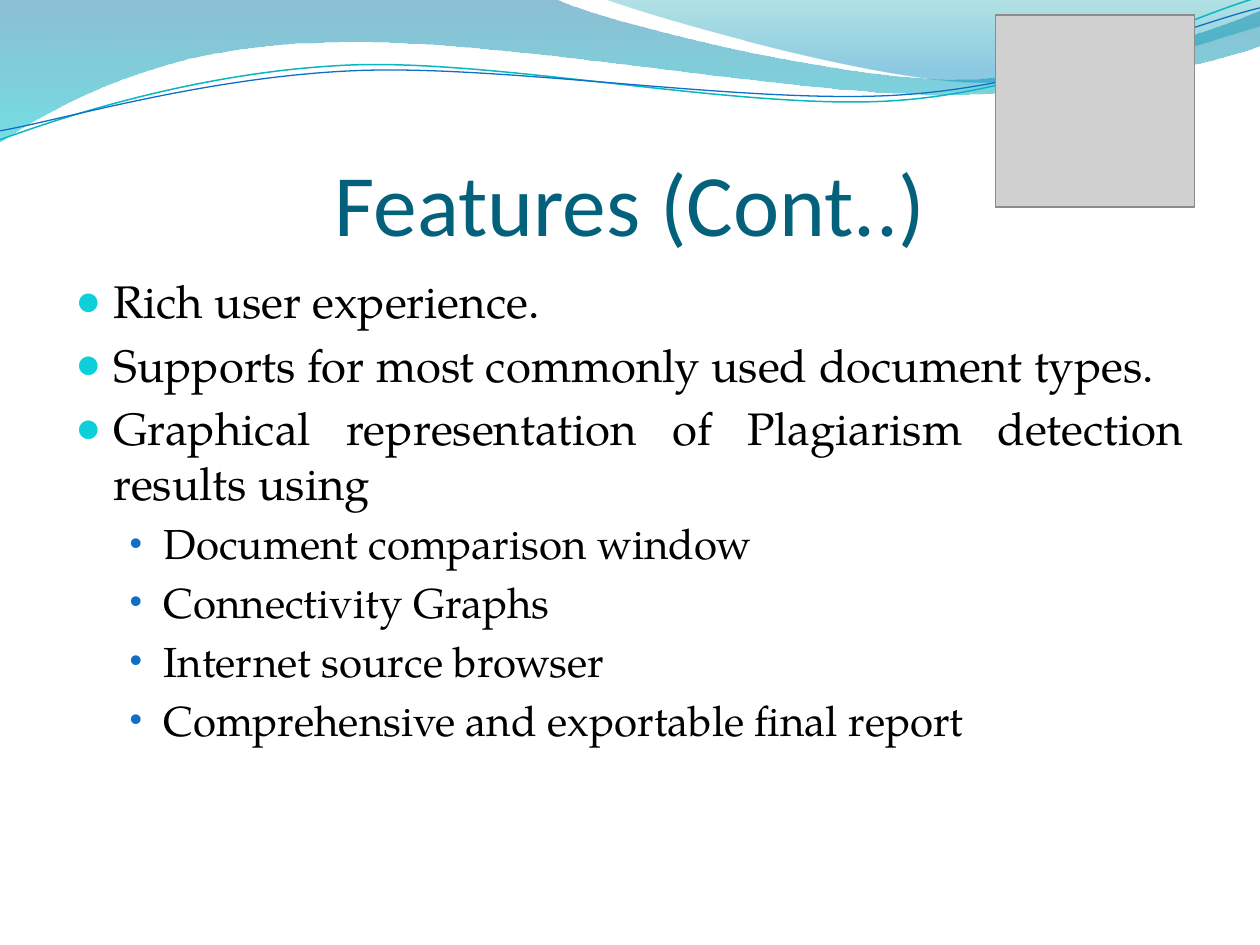
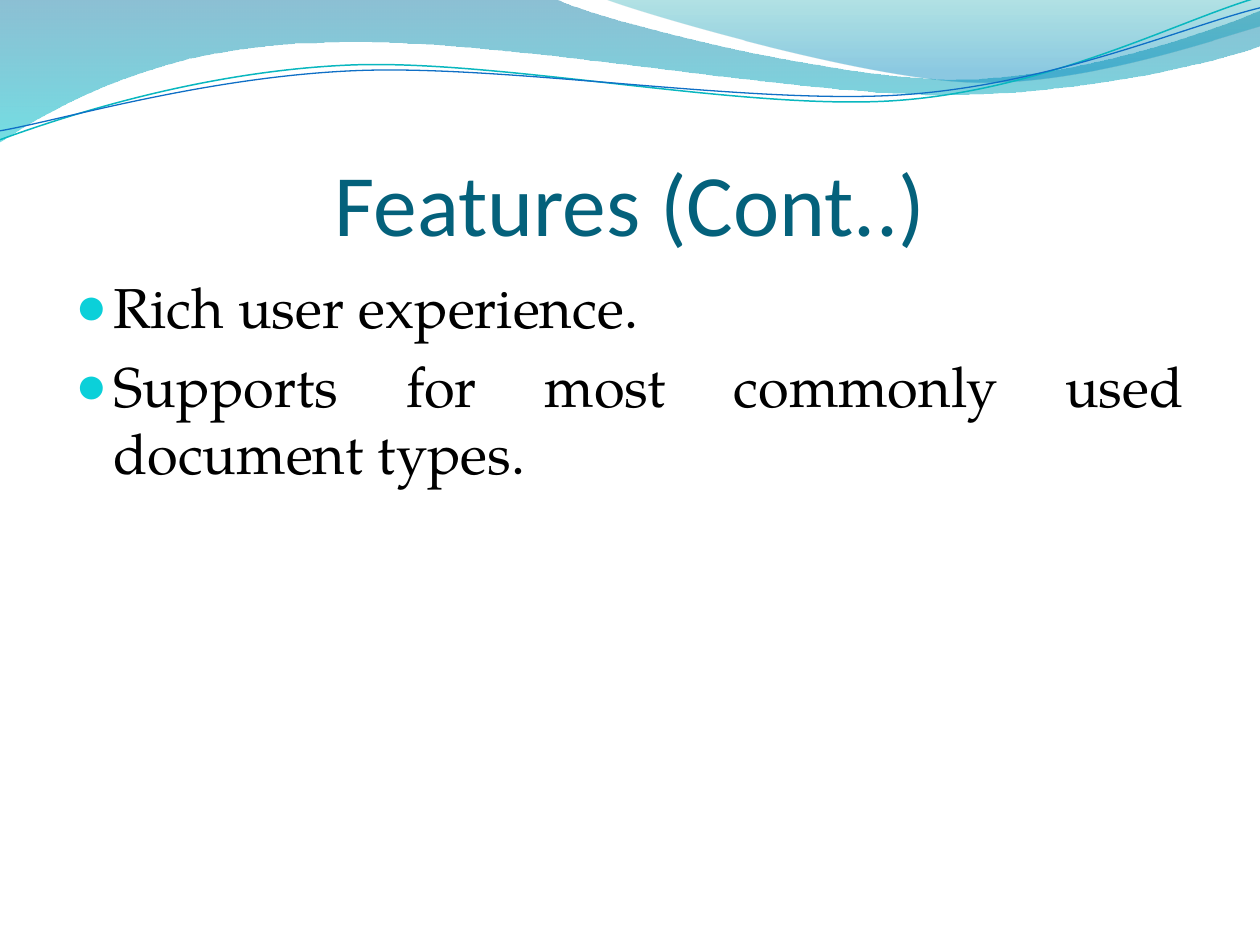
Before and after one commit to rohan501206/project-plagiabust, a slide deck: slide 10 of project docs/Final Presentation.pptx (slide 7 before the commit). Drawn at 1260x945 pixels with LibreOffice and Linux fonts; fonts in the diff are those of the drawing; grey boxes stand for pictures; background and template pictures are left out. Boxes give left, top, right and bottom in pixels: in the first picture for what was removed or moved away, otherwise in the second. Text is boxed around its words. In the diff, an @@ line names an element or a change of style, - is before the commit and + after.

```diff
--- a/project docs/Final Presentation.pptx
+++ b/project docs/Final Presentation.pptx
@@ picture removed at [995,15,1194,207] @@
@@ text "Rich user experience." at [113,287,1184,423]: size 26 to 32 pt; more space between paragraphs @@
@@ text at [113,411,1183,748]: paragraphs removed @@
-● Graphical representation of Plagiarism detection results using
-  • Document comparison window
-  • Connectivity Graphs
-  • Internet source browser
-  • Comprehensive and exportable final report
```
Also in this commit, not shown: 24 other slides changed, 14 slides added, 8 slides removed.
